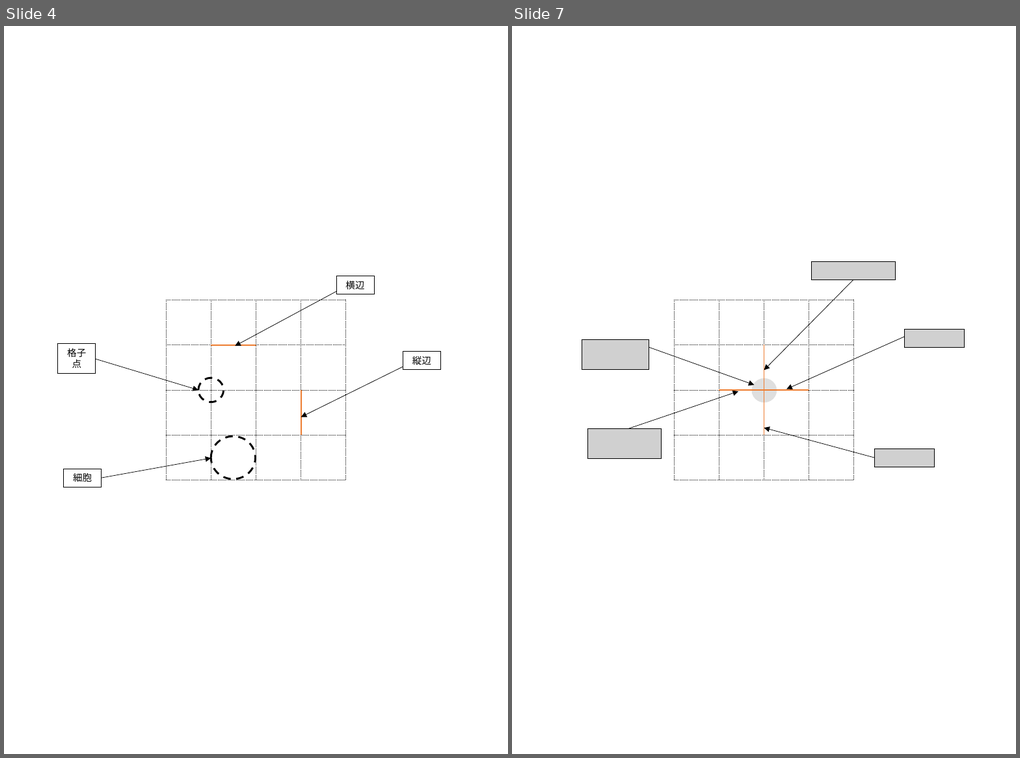
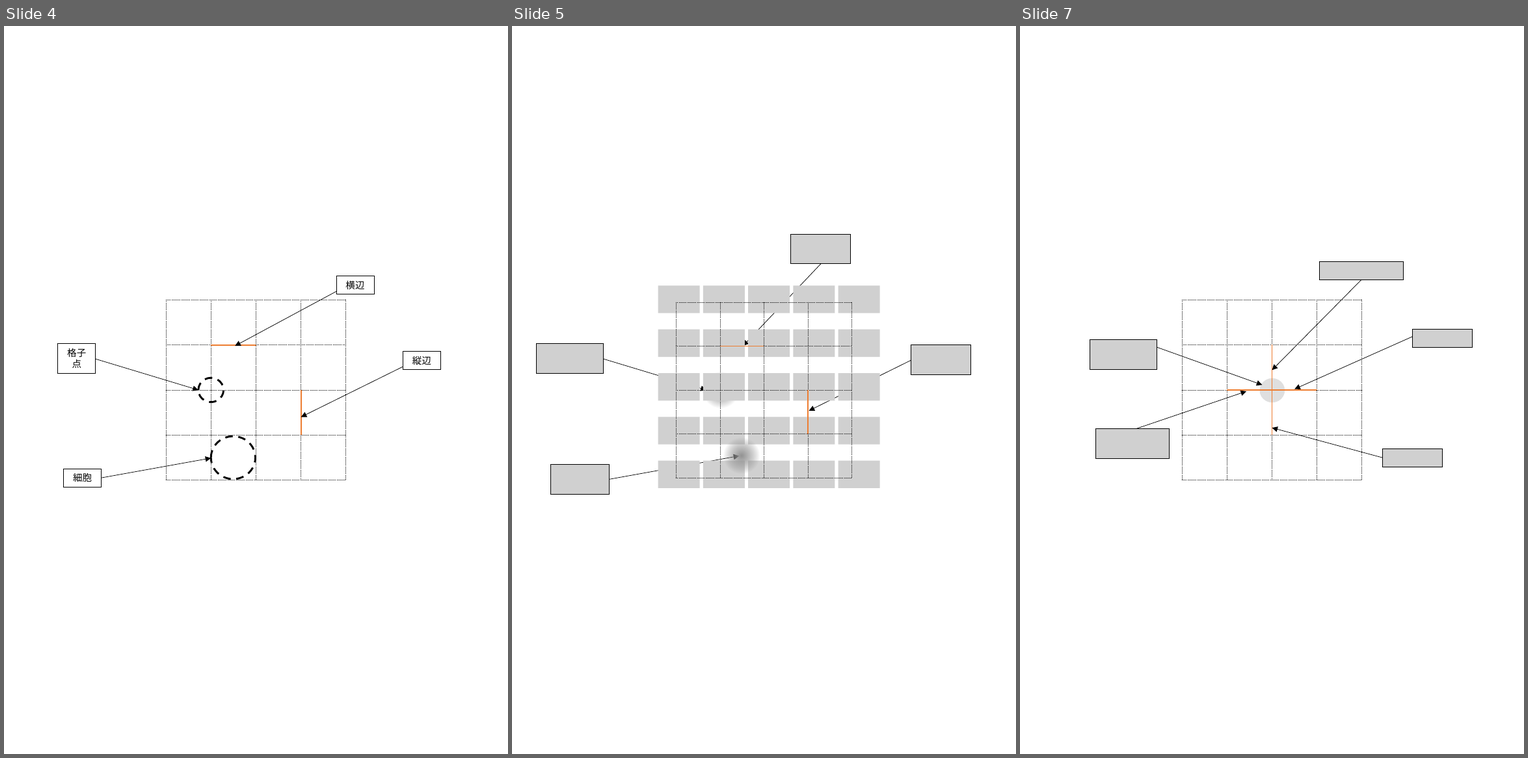
Before and after one commit to itkmaingit/Graduation_Thesis, a slide deck: making/forSVG.pptx. Shown side by side, each under a label of ours: slides 4 and 7 before the commit, slides 4, 5 and 7 after it; the slides between them are not shown. The pictures are 1020x758 and 1528x758 pixels, drawn with LibreOffice and Linux fonts; fonts in the diff are those of the drawing; grey boxes stand for pictures. Boxes give left, top, right and bottom in pixels: in the first picture for what was removed or moved away, otherwise in the second. Text is boxed around its words. In the diff, an @@ line names an element or a change of style, - is before the commit and + after.

```diff
--- a/making/forSVG.pptx
+++ b/making/forSVG.pptx
@@ slide 5 added at (512, 26, 1016, 754), background #FFFFFF @@
@@ picture added at (791, 234, 851, 264) @@
@@ arrow added from (821, 264) to (743, 346), #000000 0.5 pt @@
@@ group added at (658, 285, 880, 313): 5 pictures @@
@@ table added at (676, 302, 851, 477), 4 rows, 4 columns @@
+ |  |  | 
+ |  |  | 
+ |  |  | 
+ |  |  | 
@@ group added at (658, 329, 880, 356): 5 pictures @@
@@ picture added at (537, 344, 604, 373) @@
@@ picture added at (911, 345, 971, 374) @@
@@ arrow added from (604, 359) to (706, 390), #000000 0.5 pt @@
@@ ellipse added at (702, 371, 739, 408), fill gradient #939393 to #7C7C7C to #E7E6E6 @@
@@ arrow added from (911, 360) to (809, 410), #000000 0.5 pt @@
@@ group added at (658, 373, 880, 401): 5 pictures @@
@@ group added at (658, 417, 880, 445): 5 pictures @@
@@ ellipse added at (723, 437, 760, 474), fill gradient #939393 to #7C7C7C to #E7E6E6 @@
@@ picture added at (550, 464, 610, 493) @@
@@ arrow added from (610, 478) to (739, 456), #000000 0.5 pt @@
@@ group added at (658, 461, 880, 488): 5 pictures @@
```
Also in this commit, not shown: 8 other slides added, 2 slides removed, 47 other files.
